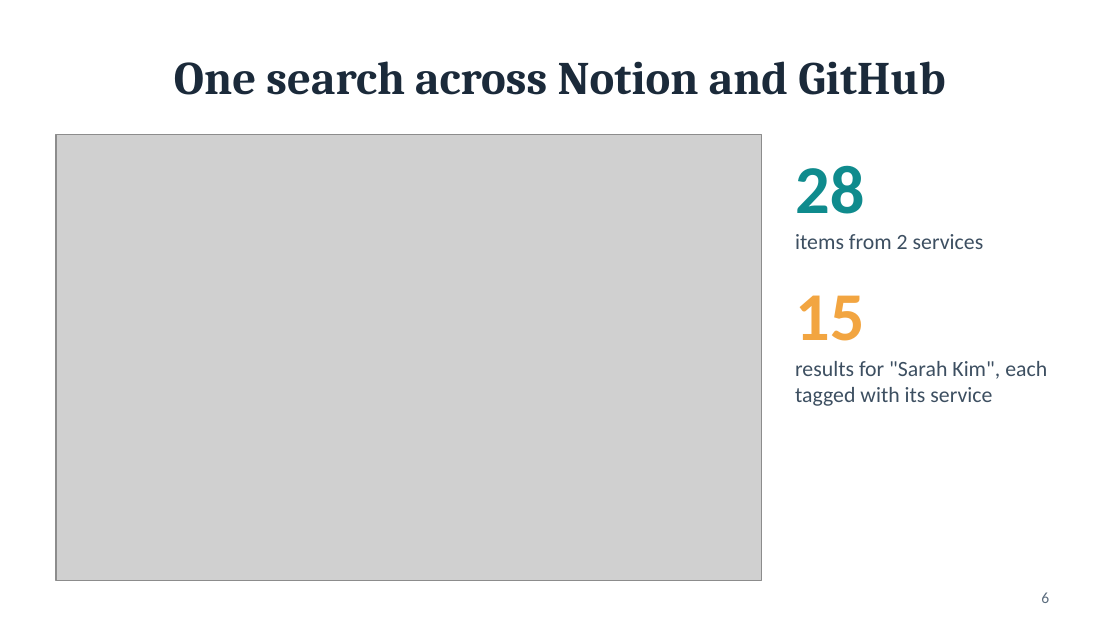
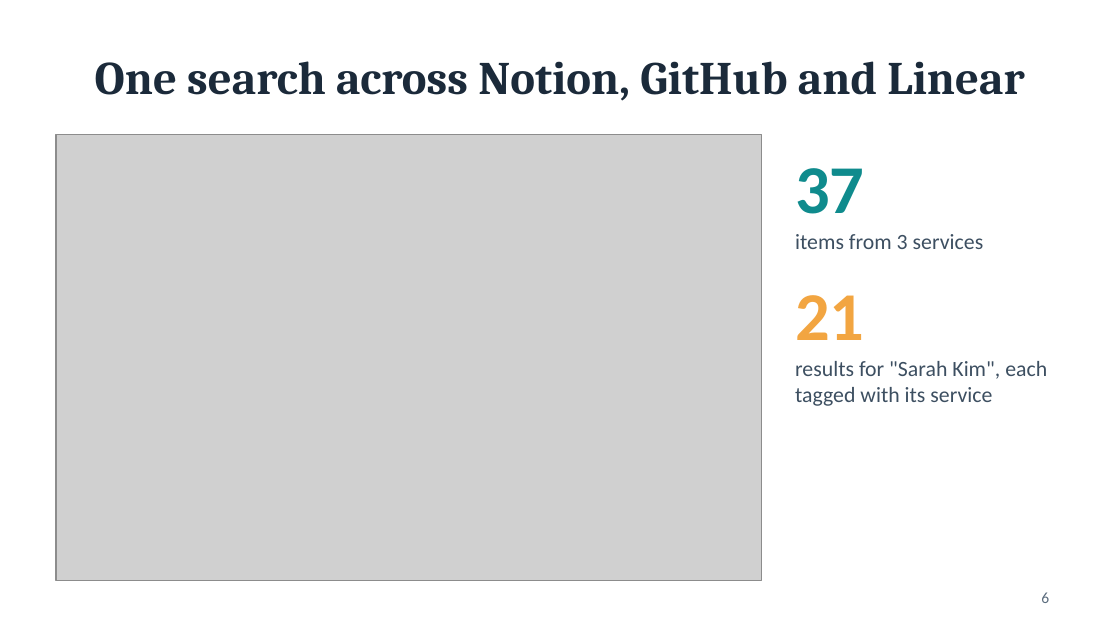
Before and after one commit to nyohayon-jpg/hw-services-dashboard, a slide deck: slide 6 of presentation/services-dashboard.pptx. Drawn at 1120x630 pixels with LibreOffice and Linux fonts; fonts in the diff are those of the drawing; grey boxes stand for pictures. Boxes give left, top, right and bottom in pixels: in the first picture for what was removed or moved away, otherwise in the second. Text is boxed around its words. In the diff, an @@ line names an element or a change of style, - is before the commit and + after.

```diff
--- a/presentation/services-dashboard.pptx
+++ b/presentation/services-dashboard.pptx
@@ title at [95,61,1024,101]: text changed @@
-One search across Notion and GitHub
+One search across Notion, GitHub and Linear
@@ text at [795,168,984,340]: text changed @@
-28
-items from 2 services
-15
+37
+items from 3 services
+21
```
Also in this commit, not shown: 2 other slides changed, 12 other files.
